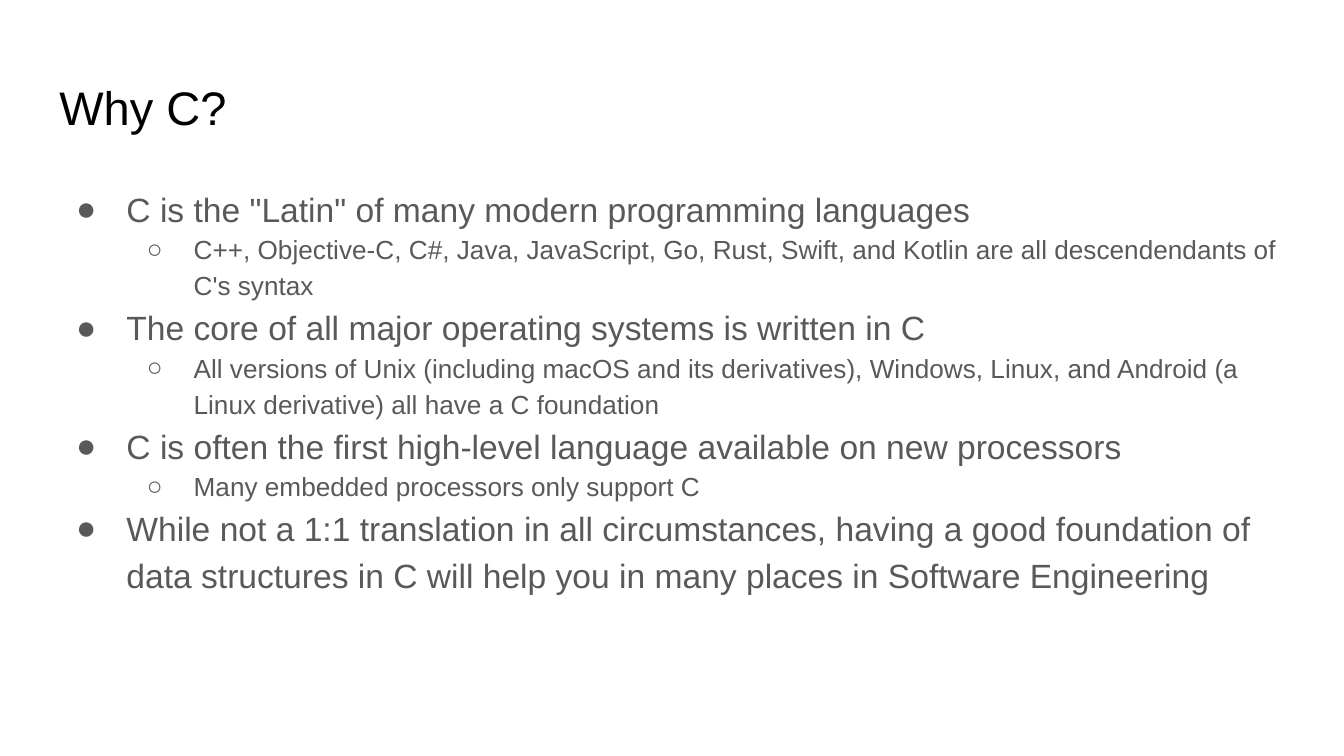
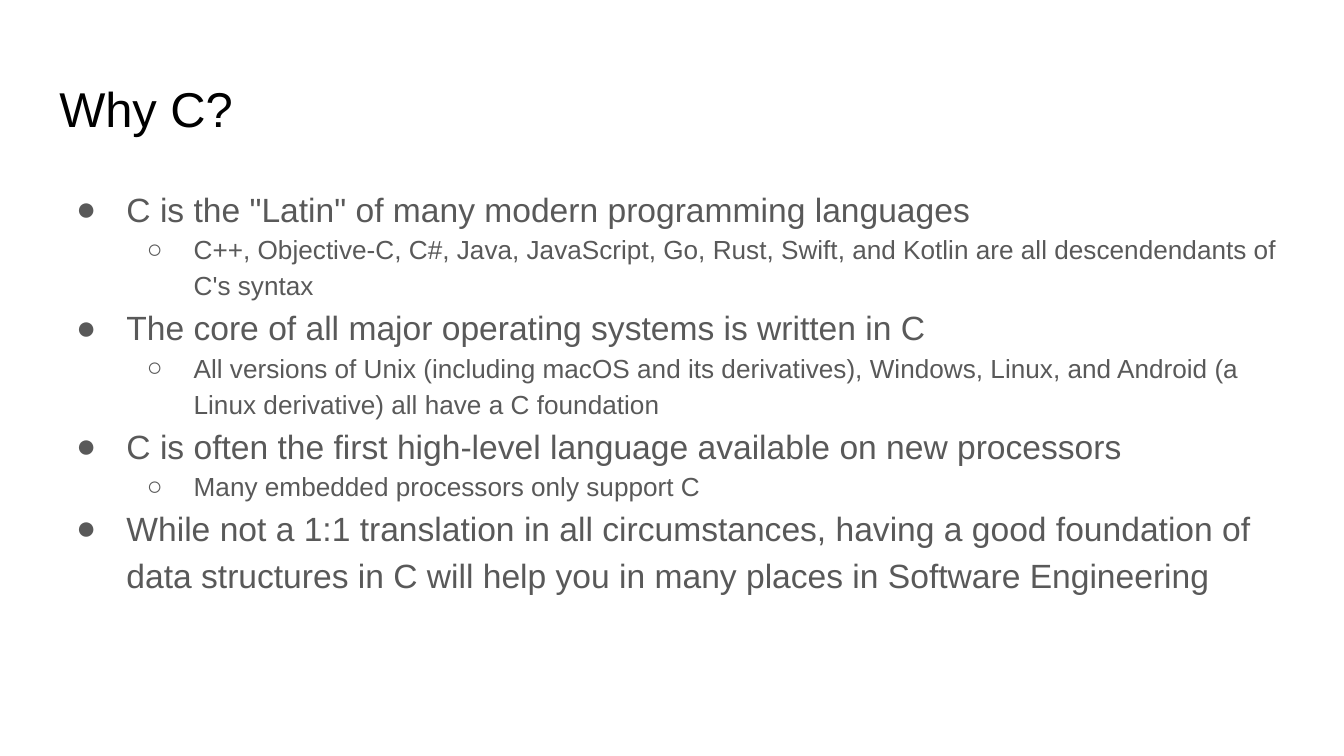
Before and after one commit to brian-card/data-structures, a slide deck: slide 7 of Data Structures in C.pptx. Drawn at 1344x756 pixels with LibreOffice and Linux fonts; fonts in the diff are those of the drawing. Boxes give left, top, right and bottom in pixels: in the first picture for what was removed or moved away, otherwise in the second. Text is boxed around its words. In the diff, an @@ line names an element or a change of style, - is before the commit and + after.

```diff
--- a/Data Structures in C.pptx
+++ b/Data Structures in C.pptx
@@ title "Why C?" at bbox=[59, 91, 232, 137]: size 25.2 to 26.2 pt @@
```
Also in this commit, not shown: 6 other slides changed.
